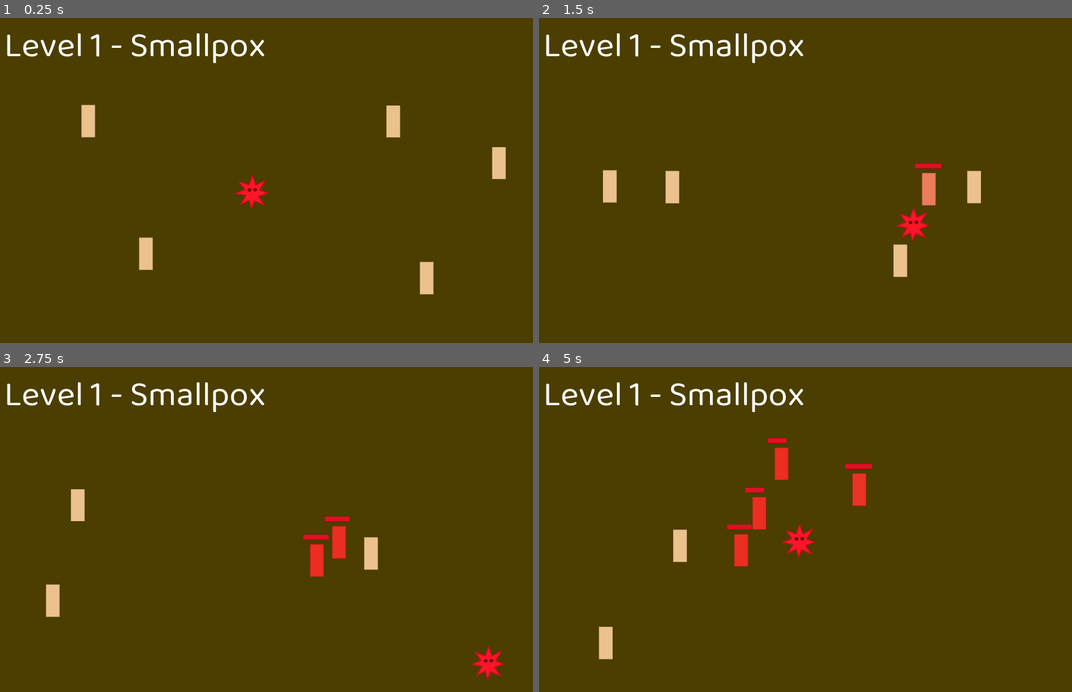
Above: before the commit, frames 1-4 (two rows, left to right).
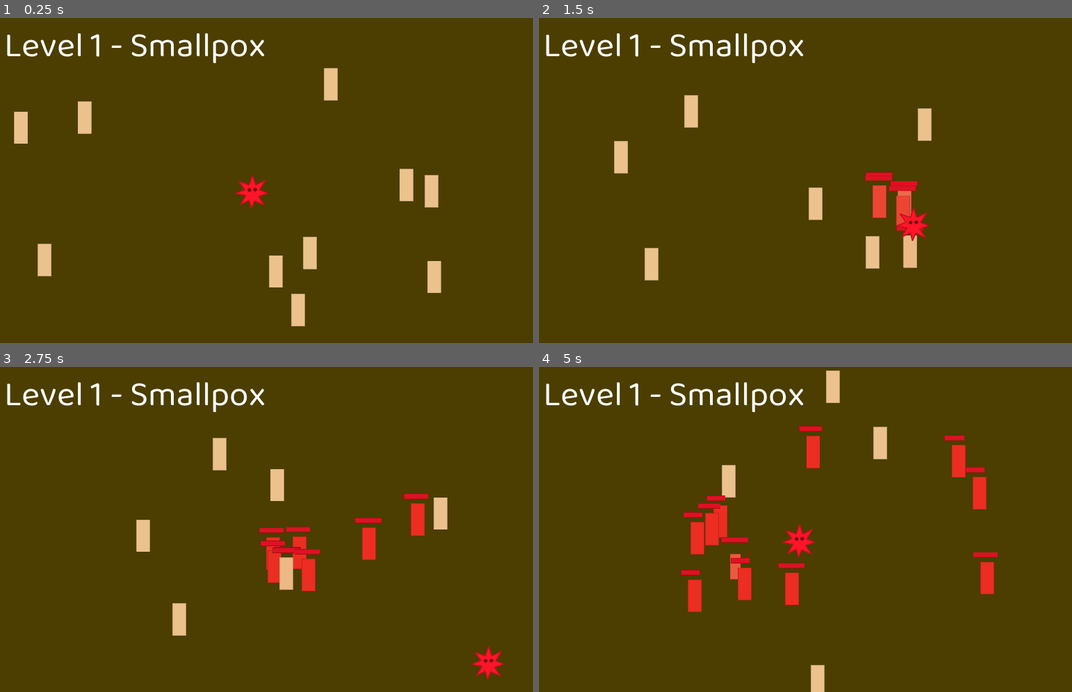
Above: after the commit, the same moments.

Repository: mariothedog/Epidemic-Simulator
Game: Godot game, scene res://Levels/Level 1.tscn
Same seed, same stepped clock (60 frames per second), same inputs: the game is played once before the commit and once after it.
Inputs:
- Up to frame 1 (0.25 s): no input
- Up to frame 2 (1.5 s): hold D (move_right) 0.53-1.28 s; tap Space (infect) at 0.6, 1.35 s; hold S (move_down) from 1.28 s (still down)
- Up to frame 3 (2.75 s): release S (move_down) at 2.03 s; hold D (move_right) from 2.03 s (still down); tap Space (infect) at 2.1 s
- Up to frame 4 (5 s): release D (move_right) at 2.78 s; hold W (move_up) 2.78-3.53 s; tap Space (infect) at 2.85, 3.6, 4.35 s; hold A (move_left) from 3.53 s (still down)

The runs differ from the first frame. In frame 1, 3.4% of the frame differs, in the area x 2-95%, y 15-95%; in frame 2, 3.9%; in frame 3, 4.5%; in frame 4, 6.1%, in the area x 11-87%, y 1-100%.

Commit message:
Added 10 randomly spawned humans at the start.

Diff:
--- a/Human/Human.gd
+++ b/Human/Human.gd
@@ -20,14 +20,9 @@
 
 func _ai(delta):
 	if _stepify_vector(position, 10) == _stepify_vector(pos, 10):
-		pos = _get_random_pos()
+		pos = get_parent().get_random_pos()
 	var dir = position.direction_to(pos)
 	position += dir * SPEED * delta
-
-func _get_random_pos():
-	var x = rand_range(0, get_viewport_rect().size.x)
-	var y = rand_range(0, get_viewport_rect().size.y)
-	return Vector2(x, y)
 
 func _stepify_vector(vec, step):
 	return Vector2(stepify(vec.x, step), stepify(vec.y, step))
--- a/Levels/Humans.gd
+++ b/Levels/Humans.gd
@@ -1,6 +1,19 @@
 extends YSort
 
 var human_scene = preload("res://Human/Human.tscn")
+
+func _ready():
+	randomize()
+
+	for _i in range(10):
+		var human = human_scene.instance()
+		human.position = get_random_pos()
+		add_child(human)
+
+func get_random_pos():
+	var x = rand_range(0, get_viewport_rect().size.x)
+	var y = rand_range(0, get_viewport_rect().size.y)
+	return Vector2(x, y)
 
 func create_human(pos, infected):
 	var human = human_scene.instance()
--- a/Levels/Level 1.tscn
+++ b/Levels/Level 1.tscn
@@ -1,7 +1,6 @@
-[gd_scene load_steps=8 format=2]
+[gd_scene load_steps=7 format=2]
 
 [ext_resource path="res://Player/Player.tscn" type="PackedScene" id=1]
-[ext_resource path="res://Human/Human.tscn" type="PackedScene" id=2]
 [ext_resource path="res://Levels/Level.gd" type="Script" id=3]
 [ext_resource path="res://Levels/Humans.gd" type="Script" id=4]
 [ext_resource path="res://UI/HUD.tscn" type="PackedScene" id=5]
@@ -26,21 +25,6 @@
 [node name="Humans" type="YSort" parent="."]
 script = ExtResource( 4 )
 
-[node name="Human" parent="Humans" instance=ExtResource( 2 )]
-position = Vector2( 738, 166 )
-
-[node name="Human2" parent="Humans" instance=ExtResource( 2 )]
-position = Vector2( 286, 460 )
-
-[node name="Human3" parent="Humans" instance=ExtResource( 2 )]
-position = Vector2( 182, 166 )
-
-[node name="Human4" parent="Humans" instance=ExtResource( 2 )]
-position = Vector2( 823, 487 )
-
-[node name="Human5" parent="Humans" instance=ExtResource( 2 )]
-position = Vector2( 955, 259 )
-
 [node name="Player" parent="." instance=ExtResource( 1 )]
 position = Vector2( 476, 321 )
 
--- a/Levels/Level.gd
+++ b/Levels/Level.gd
@@ -1,4 +1 @@
 extends Node2D
-
-func _ready():
-	randomize()
